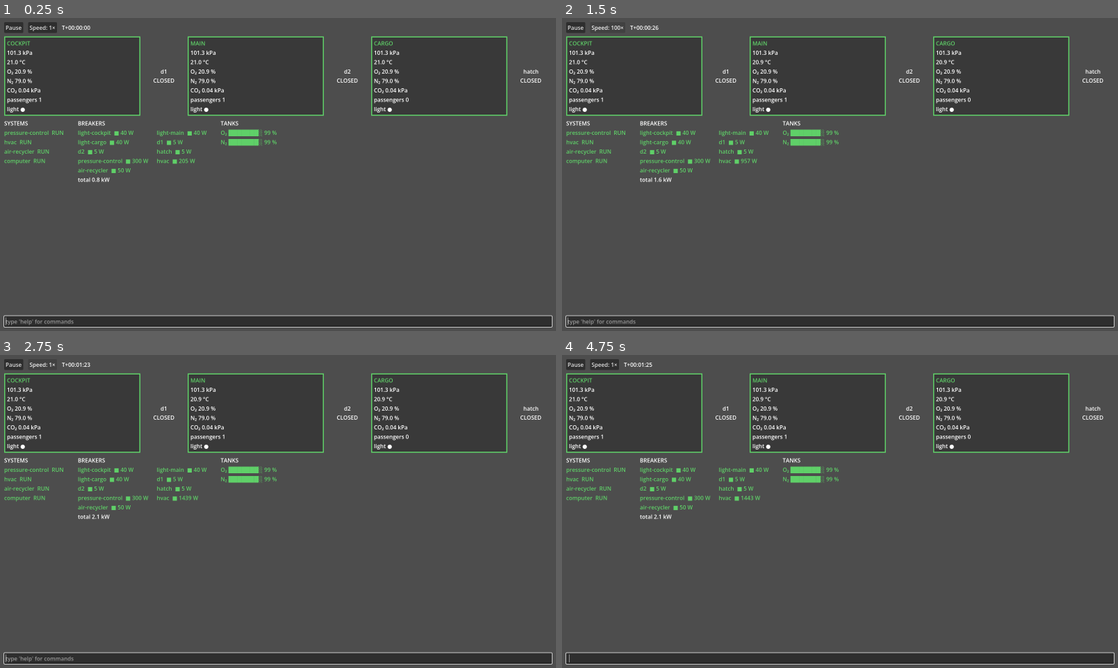
Above: before the commit, frames 1-4 (two rows, left to right).
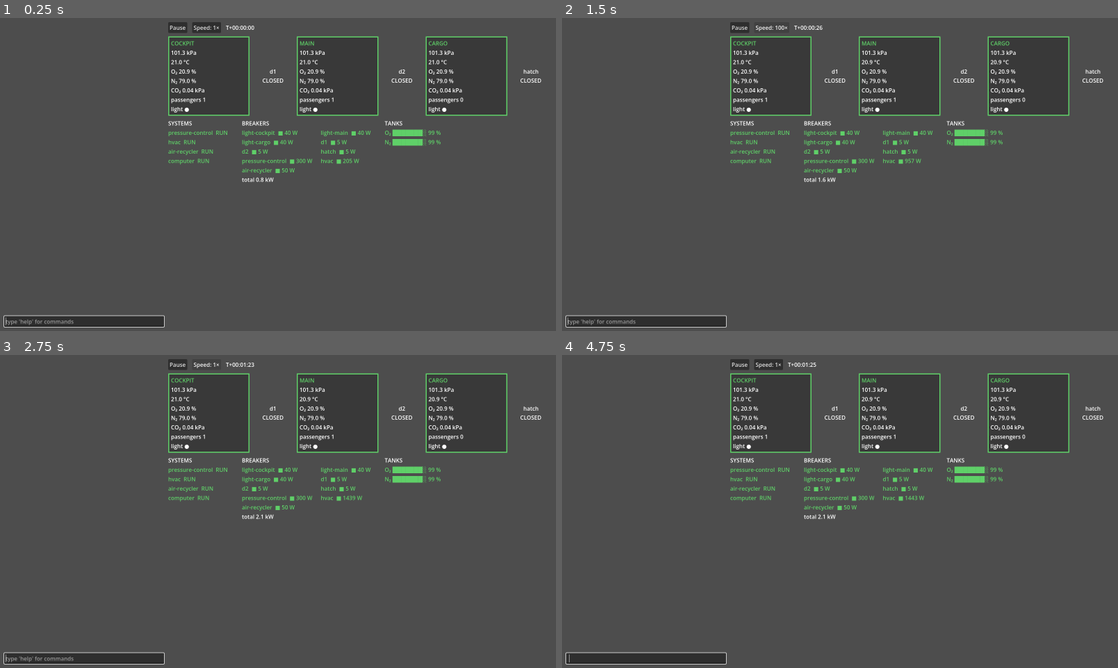
Above: after the commit, the same moments.

Repository: mvbrock/accretionism
Game: Godot game, scene res://scenes/main.tscn
The game is run twice, just before and just after one commit, with the same random seed, the same clock (stepped at 60 frames per second) and the same inputs.
Inputs (mouse positions are in pixels of both pictures, inside the frame that each line leads up to):
- Up to frame 1 (0.25 s): no input
- Up to frame 2 (1.5 s): click "Speed: 1×" at 0.5 s; click "Speed: 10×" at 1.25 s
- Up to frame 3 (2.75 s): click "Speed: 100×" at 2 s
- Up to frame 4 (4.75 s): click "Pause" at 2.75 s; click "Play" at 3.5 s; tap Enter at 4.25, 4.35 s; move the mouse to (962, 495) at 4.27 s; hold Up from 4.28 s (still down); click (962, 495) at 4.42 s; tap Space at 4.52 s

The runs differ from the first frame. In frame 1, 8.6% of the frame differs, in the area x 0-100%, y 1-99%; in frame 2, 8.3%; in frame 3, 8.3%; in frame 4, 8.6%.

Commit message:
console: console on the left, dashboard on the right
Co-Authored-By: Claude Sonnet 5.5 <noreply@anthropic.com>

Diff:
--- a/prototypes/console/scripts/ui/main.gd
+++ b/prototypes/console/scripts/ui/main.gd
@@ -9,6 +9,8 @@
 const OVERLAY_TEXT := "COMPUTER REBOOTING"
 const STALE_TEXT := "STALE"
 const ERROR_MARGIN_PX := 24
+const WINDOW_MARGIN_PX := 12
+const CONSOLE_WIDTH_PX := 460
 
 ## Overridable so a test can load a different file.
 var data_path := SHIP_PATH
@@ -115,12 +117,16 @@
 
 
 func _build_ui() -> void:
-	var column := VBoxContainer.new()
-	column.set_anchors_and_offsets_preset(Control.PRESET_FULL_RECT, Control.PRESET_MODE_MINSIZE, 12)
-	add_child(column)
+	var split := HBoxContainer.new()
+	split.add_theme_constant_override("separation", WINDOW_MARGIN_PX)
+	split.set_anchors_and_offsets_preset(Control.PRESET_FULL_RECT, Control.PRESET_MODE_MINSIZE, WINDOW_MARGIN_PX)
+	add_child(split)
+	console = Console.new()
+	console.custom_minimum_size = Vector2(CONSOLE_WIDTH_PX, 0)
+	split.add_child(console)
 	var stage := Control.new()
-	stage.size_flags_vertical = Control.SIZE_EXPAND_FILL
-	column.add_child(stage)
+	stage.size_flags_horizontal = Control.SIZE_EXPAND_FILL
+	split.add_child(stage)
 	dashboard = DashboardView.new()
 	dashboard.set_anchors_preset(Control.PRESET_FULL_RECT)
 	stage.add_child(dashboard)
@@ -131,9 +137,6 @@
 	stale_label = _make_banner(STALE_TEXT, Control.PRESET_CENTER_TOP, 19)
 	stale_label.add_theme_color_override("font_color", DashboardView.AMBER)
 	stage.add_child(stale_label)
-	console = Console.new()
-	console.custom_minimum_size = Vector2(0, 130)
-	column.add_child(console)
 
 
 ## The reboot overlay starts where the clock bar ends, wherever the layout puts it.
--- a/prototypes/console/tests/test_main_scene.gd
+++ b/prototypes/console/tests/test_main_scene.gd
@@ -98,6 +98,20 @@
 	assert_true(main.stale_label.visible, "STALE is up")
 	assert_true(not main.stale_label.get_global_rect().intersects(main.console.get_global_rect()),
 			"stale label stays off the console")
+
+
+func test_console_is_a_full_height_column_left_of_the_dashboard() -> void:
+	var main := _main()
+	main.set_anchors_preset(Control.PRESET_TOP_LEFT) # so the size below isn't overridden by full-rect anchors
+	main.size = Vector2(1600, 900) # the headless window is only 64x64
+	await tree.process_frame
+	var console_rect := main.console.get_global_rect()
+	var dashboard_rect := main.dashboard.get_global_rect()
+	assert_true(console_rect.end.x <= dashboard_rect.position.x,
+			"console %s is left of the dashboard %s" % [console_rect, dashboard_rect])
+	assert_true(console_rect.size.y >= 900 - 2 * Main.WINDOW_MARGIN_PX,
+			"console %s spans the window height" % console_rect)
+	assert_true(dashboard_rect.end.x <= 1600, "dashboard %s stays inside the window" % dashboard_rect)
 
 
 func test_stale_freeze() -> void:
Not shown, changed: prototypes/console/docs/design.md
